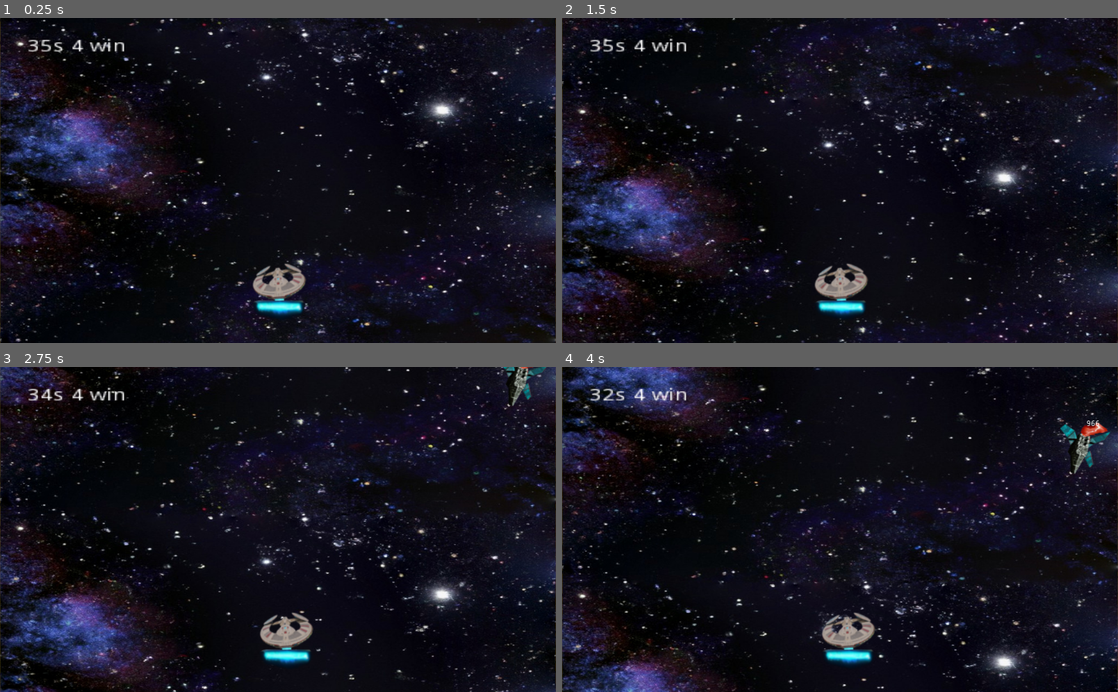
Above: before the commit, frames 1-4 (two rows, left to right).
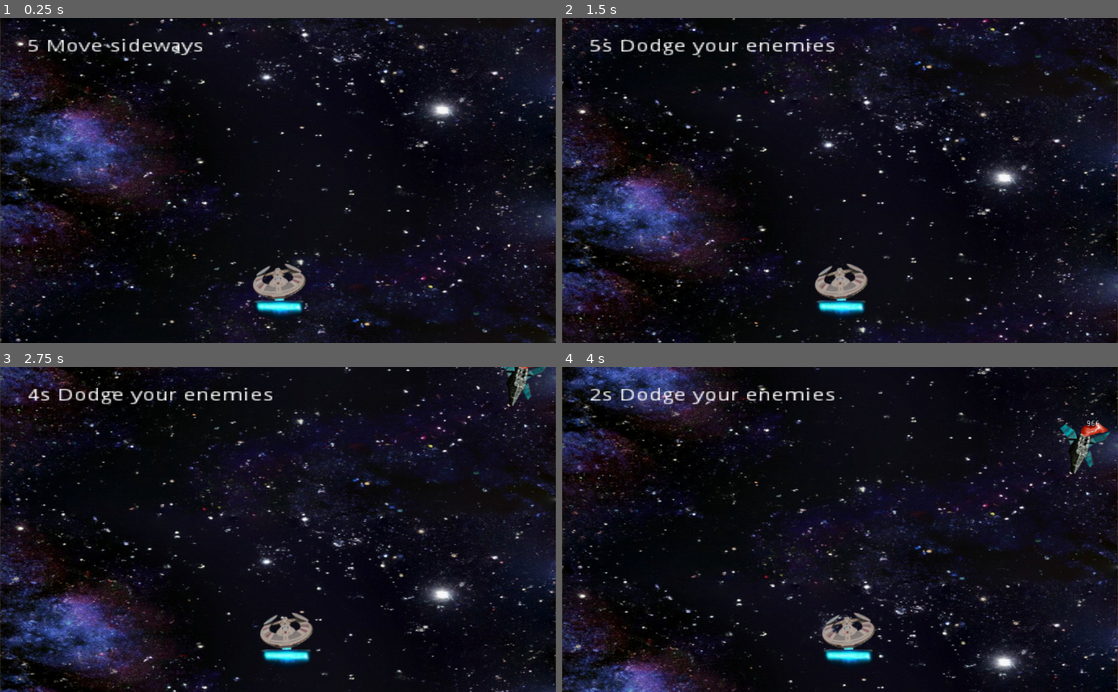
Above: after the commit, the same moments.

Repository: Chatarra-Estudio/2botones2d
Game: Godot game, scene res://main_esce.tscn
Two runs of this game, one before a commit and one after it. Both use one fixed random seed, a clock stepped at 60 frames per second and the inputs below.
Inputs (mouse positions are in pixels of both pictures, inside the frame that each line leads up to):
- Up to frame 1 (0.25 s): no input
- Up to frame 2 (1.5 s): click (995, 180) at 0.5 s; click (684, 183) at 1.25 s
- Up to frame 3 (2.75 s): click (433, 529) at 2 s
- Up to frame 4 (4 s): click (684, 532) at 2.75 s; click (995, 529) at 3.5 s

The runs differ from the first frame. In frame 1, 0.6% of the frame differs, in the area x 5-37%, y 6-12%; in frame 2, 0.8%; in frame 3, 0.8%, in the area x 5-49%, y 6-12%; in frame 4, 0.8%.

Commit message:
grande ajustes

Diff:
--- a/limitadoT/main_esce.gd
+++ b/limitadoT/main_esce.gd
@@ -6,12 +6,12 @@
 var random_spawn = true
 var posi = 0
 
-var contaW = 35
+var contaW = 5
 
 func _ready():
 	$tpue.start()
 	$hub/cont/twin.start(1)
-	$hub/cont/Label.set_text(str(contaW) + "s 4 win")
+	$hub/cont/Label.set_text(str(contaW) + " Move sideways")
 
 func _on_tpue_timeout():
 	doors_per_spawn += 1
@@ -55,7 +55,7 @@
 
 func _on_twin_timeout():
 
-	$hub/cont/Label.set_text(str(contaW) + "s 4 win")
+	$hub/cont/Label.set_text(str(contaW) + "s Dodge your enemies")
 	if contaW < 0:
 		$hub/cont/twin.start(4)
 		$hub/cont/Label.set_text("You win mmáquina!")
--- a/limitadoT/project.godot
+++ b/limitadoT/project.godot
@@ -14,6 +14,11 @@
 run/main_scene="res://main_esce.tscn"
 config/icon="res://icon.png"
 
+[display]
+
+window/stretch/mode="2d"
+window/stretch/aspect="keep"
+
 [gui]
 
 common/drop_mouse_on_gui_input_disabled=true
Not shown, changed: limitadoT/export_presets.cfg
